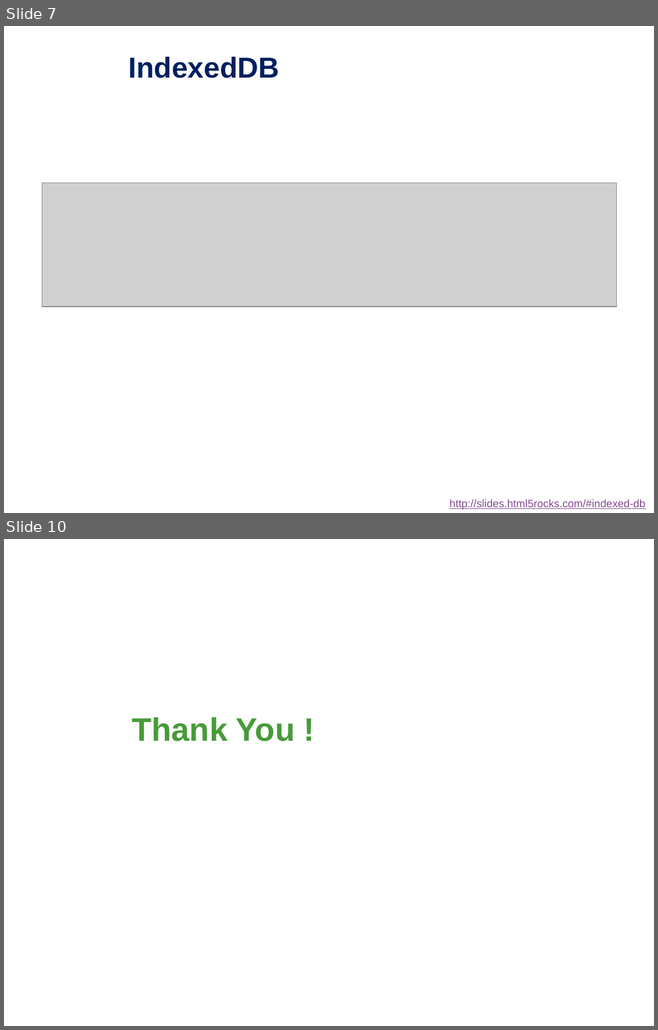
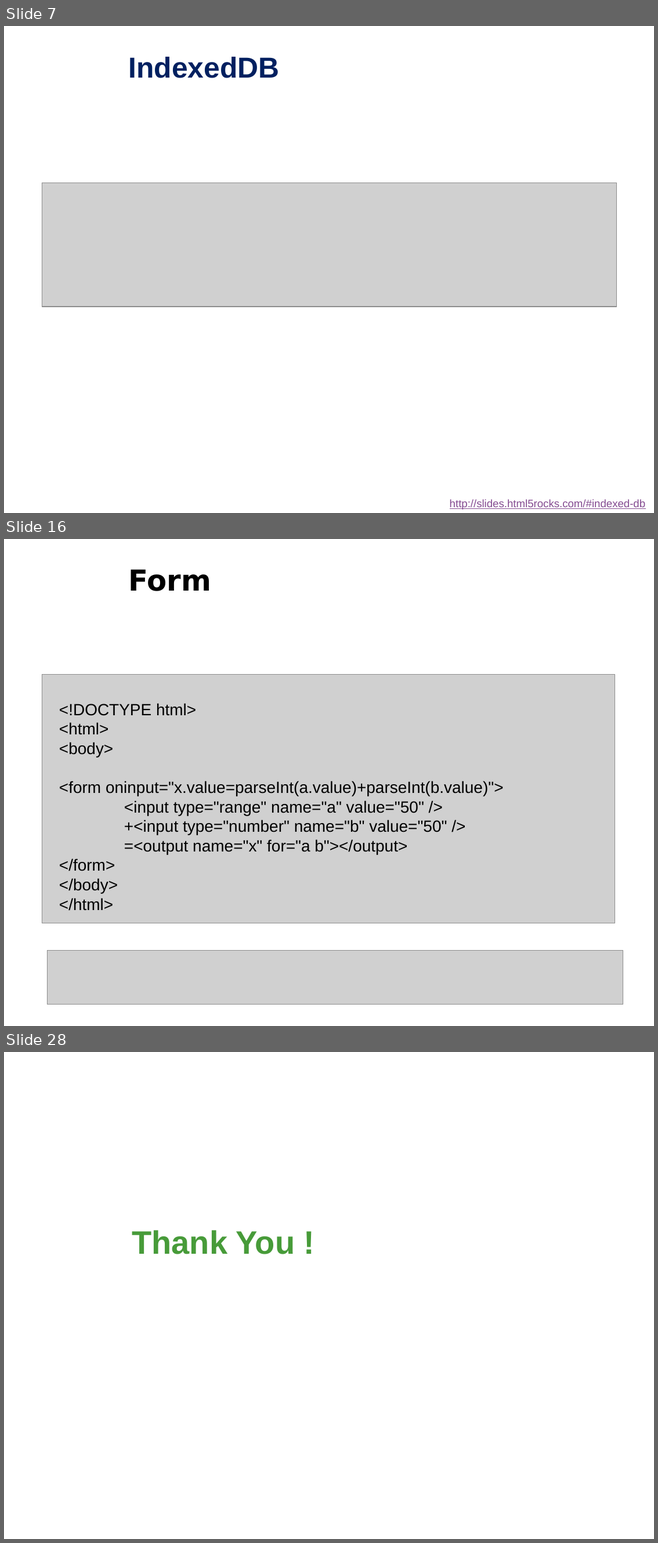
Before and after one commit to Alex7Huynh/lthd061727, a slide deck: Serminar Html5/1. Slide/HTML5.pptx. Shown one above the other, each under a label of ours: slides 7 and 10 before the commit, slides 7, 16 and 28 after it; the slides between them are not shown. The pictures are 658x1030 and 658x1543 pixels, drawn with LibreOffice and Linux fonts; fonts in the diff are those of the drawing; grey boxes stand for pictures; background and template pictures are left out. Boxes give left, top, right and bottom in pixels: in the first picture for what was removed or moved away, otherwise in the second. Text is boxed around its words. In the diff, an @@ line names an element or a change of style, - is before the commit and + after.

```diff
--- a/Serminar Html5/1. Slide/HTML5.pptx
+++ b/Serminar Html5/1. Slide/HTML5.pptx
@@ slide 16 added at (4,539,654,1026), background picture (left out) @@
@@ title added at (129,569,212,591), 32 pt, text #000000, bold @@
+Form
@@ picture added at (42,674,614,923) @@
@@ text added at (59,703,503,911), 18 pt, text #000000 @@
+<!DOCTYPE html>
+<html>
+<body>
+<form oninput="x.value=parseInt(a.value)+parseInt(b.value)">
+<input type="range" name="a" value="50" />
++<input type="number" name="b" value="50" />
+=<output name="x" for="a b"></output>
+</form>
+</body>
+</html>
@@ picture added at (48,950,622,1004) @@
@@ what was slide 10 is now slide 28 @@
```
Also in this commit, not shown: 4 slides changed, 18 other slides added, 1 slide removed, 8 other files.
